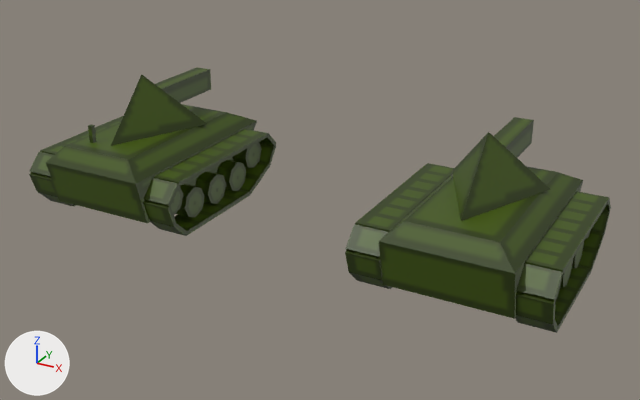
The Blender file models/mvehicles_tank.blend as it was, and as the next commit left it.
Before and after are seen from a 50 mm lens placed at (12.68, -14.86, 7.36), pointed at (4.36, 0.26, -0.2). The lights are fixed; the arrows at lower left show +X, +Y and +Z.

Names of what the first picture shows: 'tank', 'tank_bottom', 'tank_head'.
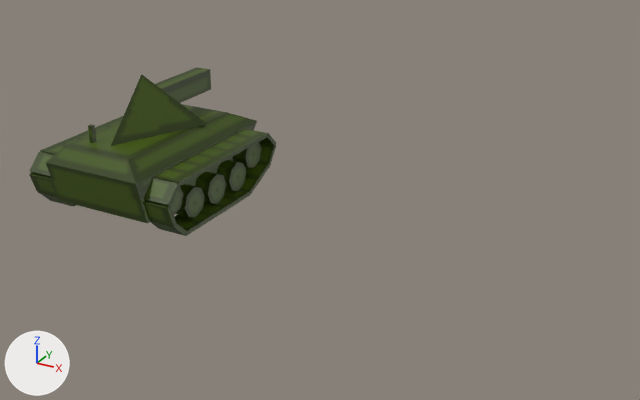
What the commit changed:
Object 'tank' (ob_tank) is deleted.

Boxes (x1, y1, x2, y2) around the edits, measured in the pictures (640 x 400 px):
'tank', deleted (green): before (345, 117, 611, 333)
